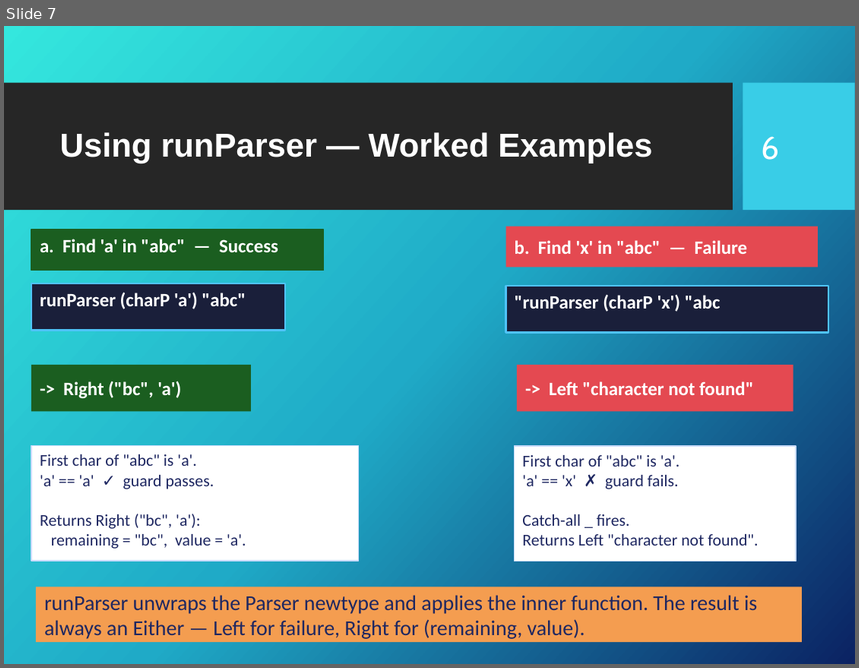
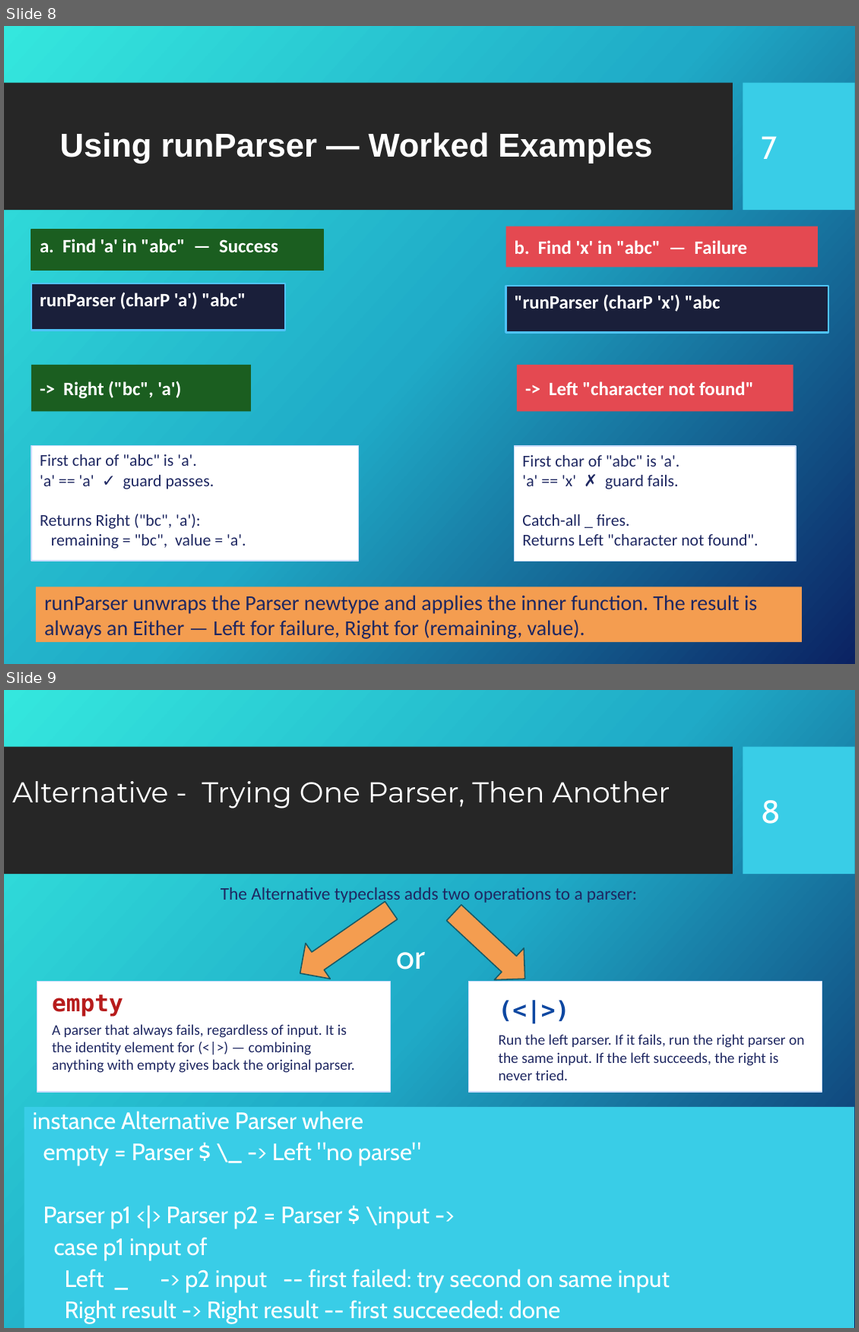
Before and after one commit to Fun-Prog-26/fun-prog-26, a slide deck: topic13-parsing/unit-13a-lectures/talk-1/a-parsers.pptx. Shown one above the other, each under a label of ours: slide 7 before the commit, slides 8 and 9 after it. The pictures are 859x668 and 859x1332 pixels, drawn with LibreOffice and Linux fonts; fonts in the diff are those of the drawing; background and template pictures are left out. Boxes give left, top, right and bottom in pixels: in the first picture for what was removed or moved away, otherwise in the second. Text is boxed around its words. In the diff, an @@ line names an element or a change of style, - is before the commit and + after.

Commit message:
second slide deck on parsing

```diff
--- a/topic13-parsing/unit-13a-lectures/talk-1/a-parsers.pptx
+++ b/topic13-parsing/unit-13a-lectures/talk-1/a-parsers.pptx
@@ slide 9 added at [4,690,855,1328], background picture (left out); not listed: 2 template elements that a slide beside it also shows @@
@@ title added at [12,781,671,809], 24.3 pt, text #FFFFFF @@
+Alternative - Trying One Parser, Then Another
@@ page number added at [762,800,781,824], 27 pt, text #FFFFFF @@
+8
@@ text added at [221,888,637,905], 15 pt, text #1E2761 @@
+The Alternative typeclass adds two operations to a parser:
@@ left arrow added at [287,893,403,992], fill #F49D50, outline #195A65 1 pt @@
@@ left arrow added at [439,897,540,995], fill #F49D50, outline #195A65 1 pt @@
@@ text added at [397,952,426,970], 28 pt, text #FFFFFF @@
+or
@@ rectangle added at [37,982,390,1093], fill #FFFFFF, outline #CADCFC 1 pt @@
@@ rectangle added at [469,982,822,1093], fill #FFFFFF, outline #CADCFC 1 pt @@
@@ text added at [52,995,123,1017], 20 pt, text #B71C1C, bold @@
+empty
@@ text added at [490,990,813,1029], 20 pt, text #0D47A1, bold @@
+(<|>)
@@ text added at [52,1024,355,1073], 12.5 pt, text #1E2761 @@
+A parser that always fails, regardless of input. It is the identity element for (<|>) — combining anything with empty gives back the original parser.
@@ text added at [499,1034,804,1081], 12.5 pt, text #1E2761 @@
+Run the left parser. If it fails, run the right parser on the same input. If the left succeeds, the right is never tried.
@@ rectangle added at [25,1107,854,1328], fill #39CDE7, 20 pt, text #FFFFFF @@
+instance Alternative Parser where
+empty = Parser $ \_ -> Left "no parse"
+Parser p1 <|> Parser p2 = Parser $ \input ->
+case p1 input of
+Left _ -> p2 input -- first failed: try second on same input
+Right result -> Right result -- first succeeded: done
@@ what was slide 7 is now slide 8 @@
@@ page number at [762,136,778,159]: text changed @@
-6
+7
```
Also in this commit, not shown: 5 other slides added, 16 other files.
